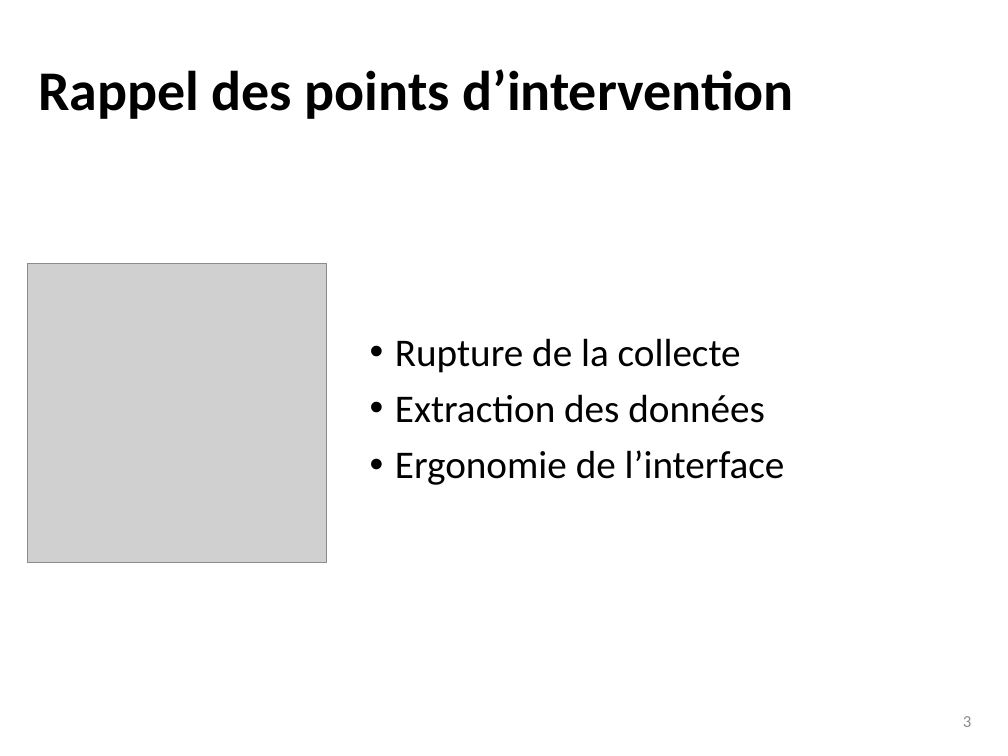
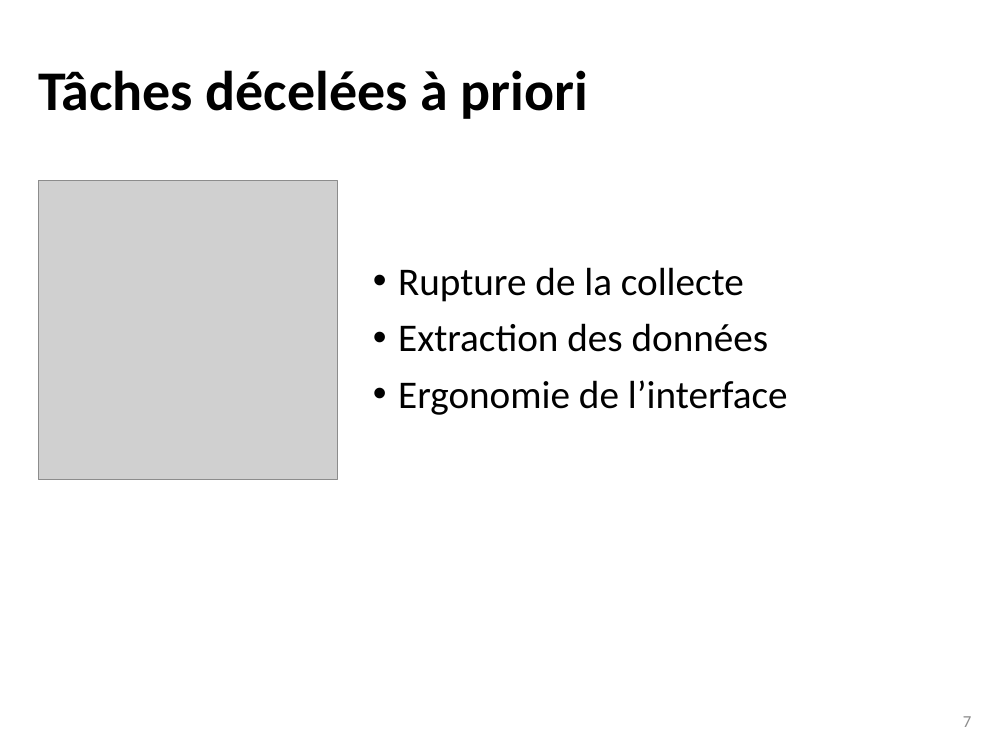
Before and after one commit to dosi-slides/2015_12_geomedia, a slide deck: slide 7 of slides.pptx (slide 3 before the commit). Drawn at 1008x756 pixels with LibreOffice and Linux fonts; fonts in the diff are those of the drawing; grey boxes stand for pictures. Boxes give left, top, right and bottom in pixels: in the first picture for what was removed or moved away, otherwise in the second. Text is boxed around its words. In the diff, an @@ line names an element or a change of style, - is before the commit and + after.

Commit message:
save

```diff
--- a/slides.pptx
+++ b/slides.pptx
@@ title at bbox=[38, 70, 588, 119]: text changed @@
-Rappel des points d’intervention
+Tâches décelées à priori
@@ picture: place and size @@
-picture at bbox=[28, 264, 327, 562]
+picture at bbox=[38, 180, 337, 479]
@@ text "Rupture de la collecte": place and size @@
-text "Rupture de la collecte" at bbox=[395, 338, 785, 485]
+text "Rupture de la collecte" at bbox=[398, 267, 788, 415]
@@ page number at bbox=[963, 716, 971, 727]: text changed @@
-3
+7
```
Also in this commit, not shown: 2 other slides changed, 2 slides added.
